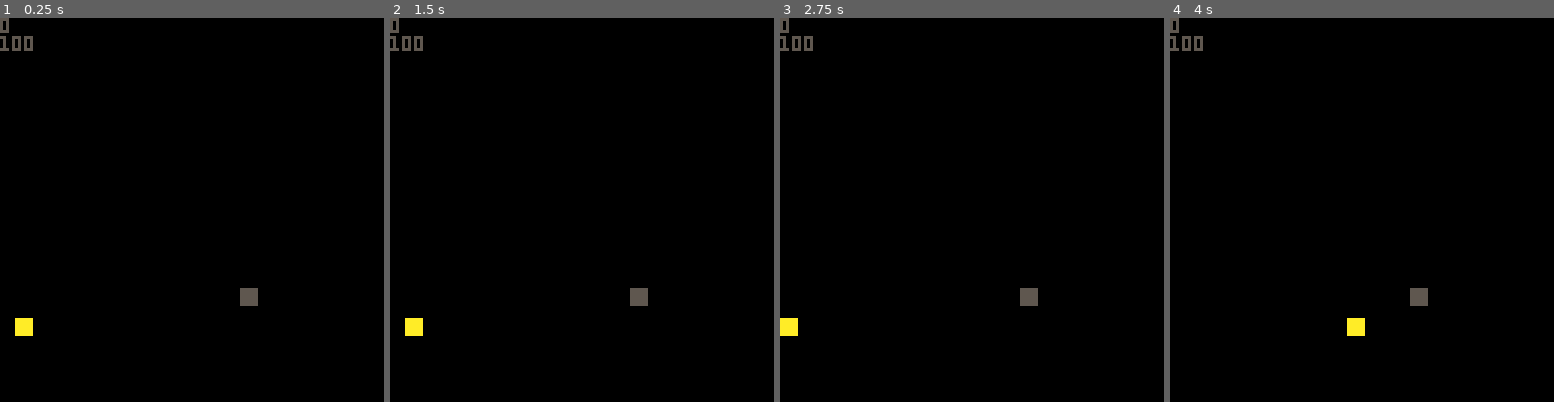
Above: before the commit, frames 1-4 (left to right).
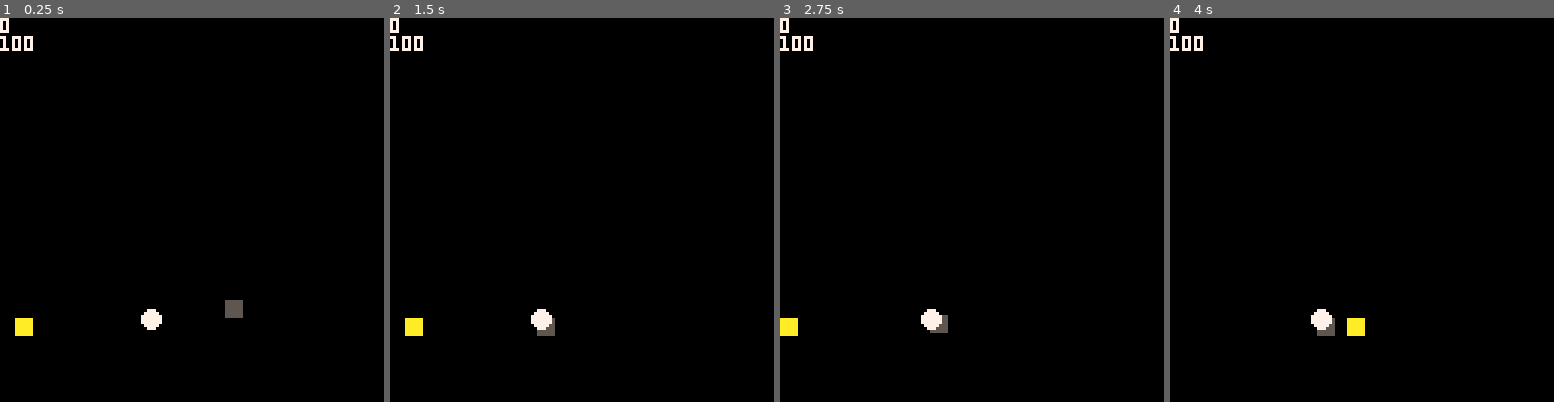
Above: after the commit, the same moments.

Repository: thoughtlesslabs/rejected
Game: PICO-8 cartridge rejected.p8
The game is run twice, just before and just after one commit, with the same random seed, the same clock (stepped at 60 frames per second) and the same inputs.
Inputs:
- Up to frame 1 (0.25 s): no input
- Up to frame 2 (1.5 s): no input
- Up to frame 3 (2.75 s): hold Left 1.97-2.37 s; hold Down from 2.42 s (still down)
- Up to frame 4 (4 s): release Down at 2.82 s; hold Right 2.87-3.53 s; hold Up from 3.58 s (still down)

The runs differ from the first frame. In frame 1, 0.9% of the frame differs, in the area x 0-68%, y 0-82%; in frame 2, 0.8%; in frame 3, 0.8%; in frame 4, 0.8%.

Commit message:
Starting basic ai

Diff:
--- a/rejected.p8
+++ b/rejected.p8
@@ -6,18 +6,37 @@
 
 function _init()
 	comp={
-	 {name="jimbo",x=80,y=90},
-	 {name="tank",x=20,y=90}
+	 {name="jimbo",x=80,y=100},
+	 {name="tank",x=20,y=100}
 	 }
-	current = 1
 	player={
 		name="you",x=5,y=60,dx=0,dy=0}
 
-	gravity = 1.2
+	ball={
+		x=50,y=10,dx=0,dy=0}
+
+	gravity = 0.9
 	friction = 0.6
+
+	current = 1
 end
 
 function _update60()
+	moveplayer()
+	moveai(ball.x,ball.y)
+	moveball()
+end
+
+function _draw()
+	cls()
+	print(player.dy)
+	print(player.y)
+	rectfill(player.x,player.y,player.x+5,player.y+5,10)
+	rectfill(comp[current].x,comp[current].y,comp[current].x+5,comp[current].y+5,5)
+	circfill(ball.x,ball.y,3,7)
+end
+
+function moveplayer()
 	if btn(0) then player.dx-=1 end
 	if btn(1) then player.dx+=1 end
 	if btnp(2) then player.dy-=10 end
@@ -36,19 +55,36 @@
 		player.dy = 0
 	end
 end
+-->8
+-- computer
 
-function _draw()
-	cls()
-	print(player.dy)
-	print(player.y)
-	rectfill(player.x,player.y,player.x+5,player.y+5,10)
-	rectfill(comp[current].x,comp[current].y,comp[current].x+5,comp[current].y+5,5)
+function moveai(cx,cy)
+	local speed,angle,dx,dy
+
+	speed = 0.5
+
+	dx = cx - comp[current].x
+	dy = cy - comp[current].y
+
+	angle = atan2(dx,dy)
+
+	comp[current].x += cos(angle)*speed
+	comp[current].y += sin(angle)*speed
 end
--->8
--- to do list
 
--- 1. sprites
--- 2. gameplay
+function moveball()
+ ball.dy += gravity
+
+	ball.x += ball.dx
+	ball.y += ball.dy
+
+	ball.x = mid(0,ball.x,100)
+	ball.y = mid(0,ball.y,100)
+
+	if ball.y >=100 then
+		ball.dy = 0
+	end
+end
 __gfx__
 00000000000000000000000000000000000000000000000000000000000000000000000000000000000000000000000000000000000000000000000000000000
 00000000000000000000000000000000000000000000000000000000000000000000000000000000000000000000000000000000000000000000000000000000
